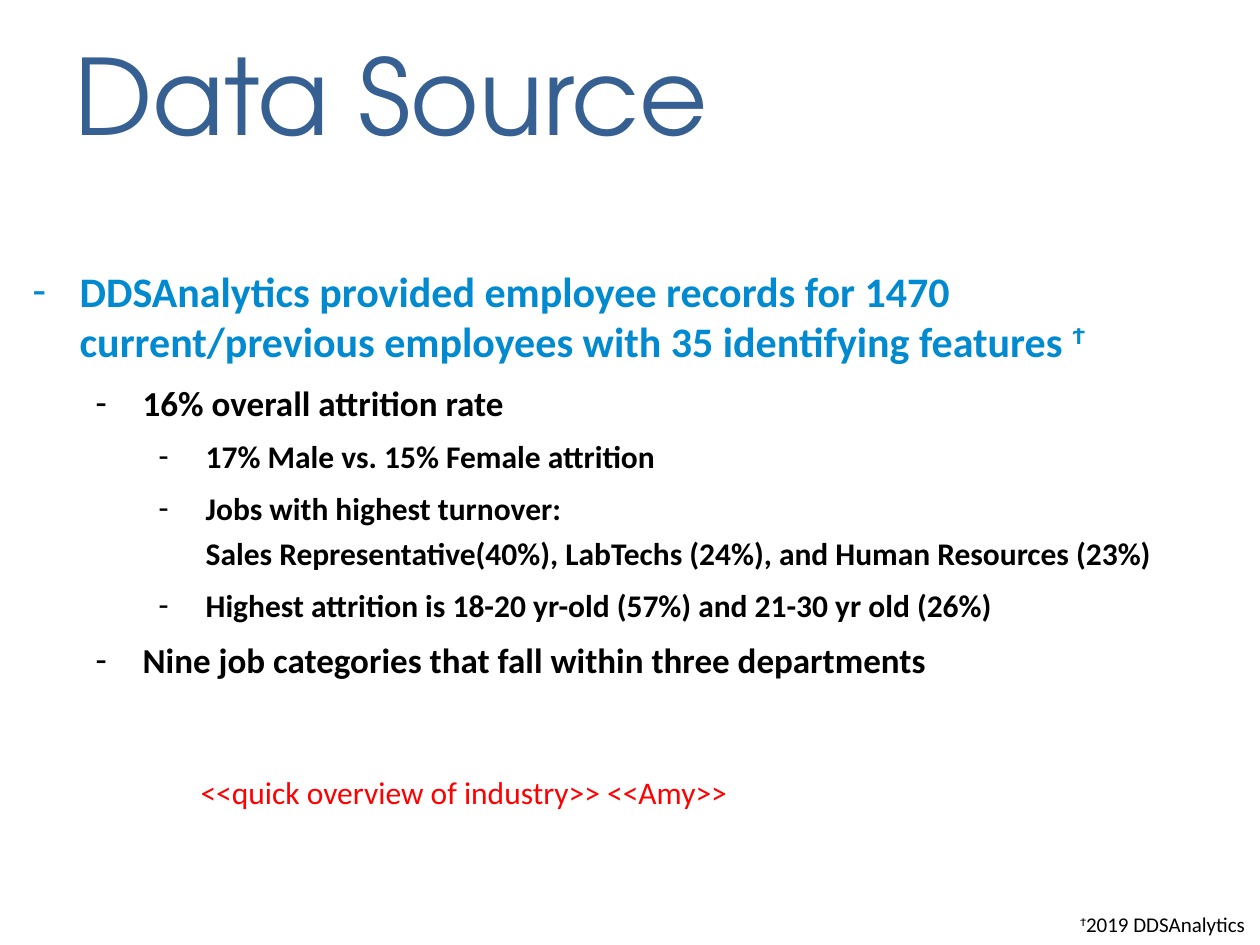
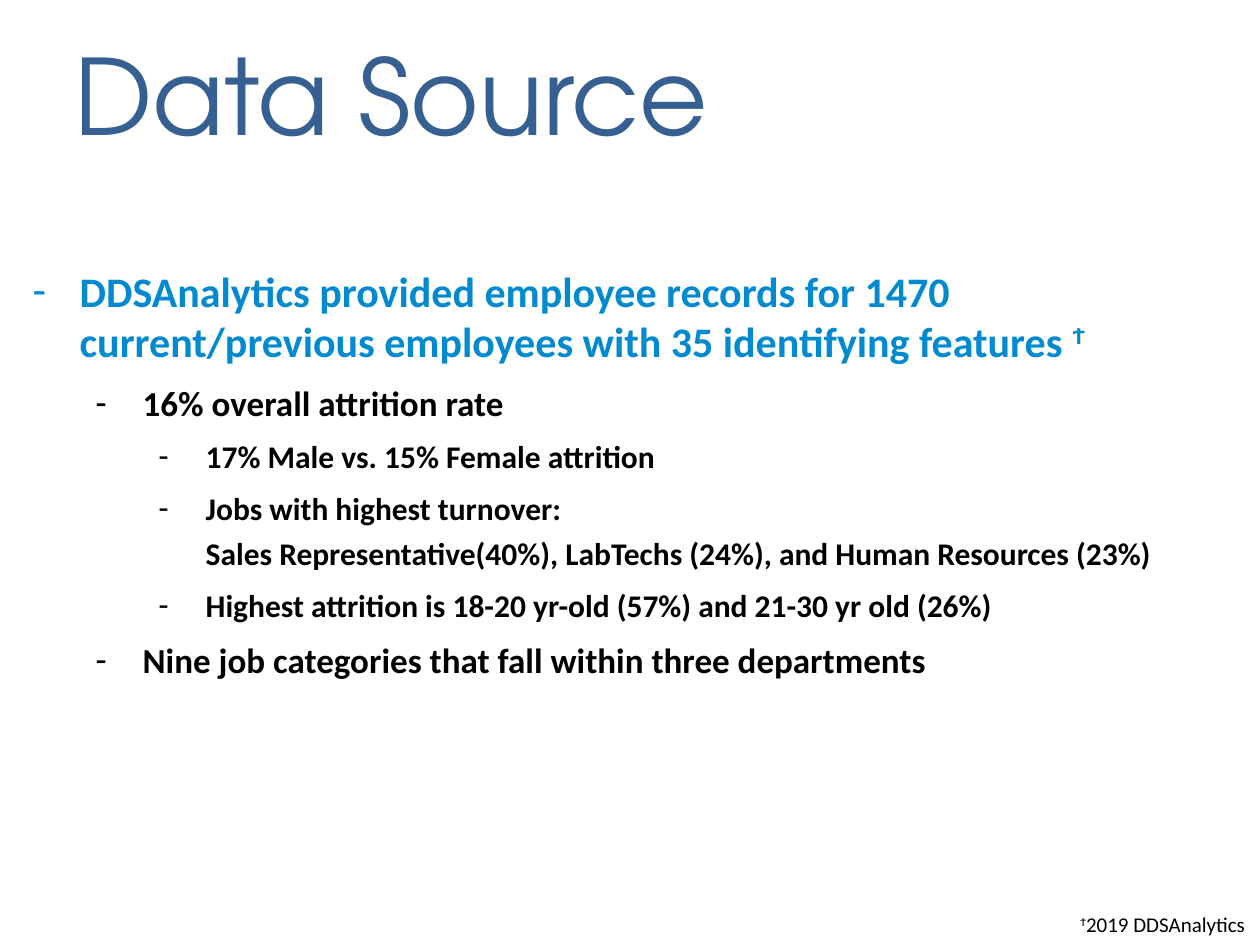
Before and after one commit to anguyen-07/DDS6306_CaseStudy02, a slide deck: slide 6 of DDSAnalytics_CaseStudy2_Updated.pptx (slide 7 before the commit). Drawn at 1260x945 pixels with LibreOffice and Linux fonts; fonts in the diff are those of the drawing; background and template pictures are left out. Boxes give left, top, right and bottom in pixels: in the first picture for what was removed or moved away, otherwise in the second. Text is boxed around its words. In the diff, an @@ line names an element or a change of style, - is before the commit and + after.

```diff
--- a/DDSAnalytics_CaseStudy2_Updated.pptx
+++ b/DDSAnalytics_CaseStudy2_Updated.pptx
@@ text removed at box(201, 782, 727, 809) @@
-<<quick overview of industry>> <<Amy>>
```
Also in this commit, not shown: 5 other slides changed, 3 slides added, 1 slide removed.
